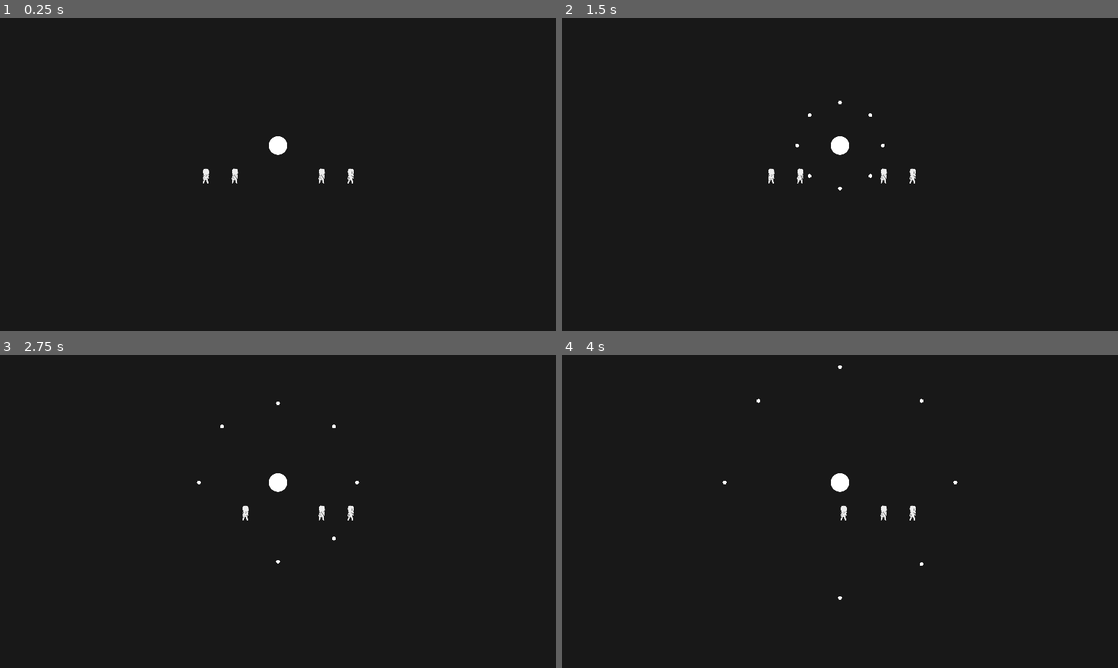
Above: before the commit, frames 1-4 (two rows, left to right).
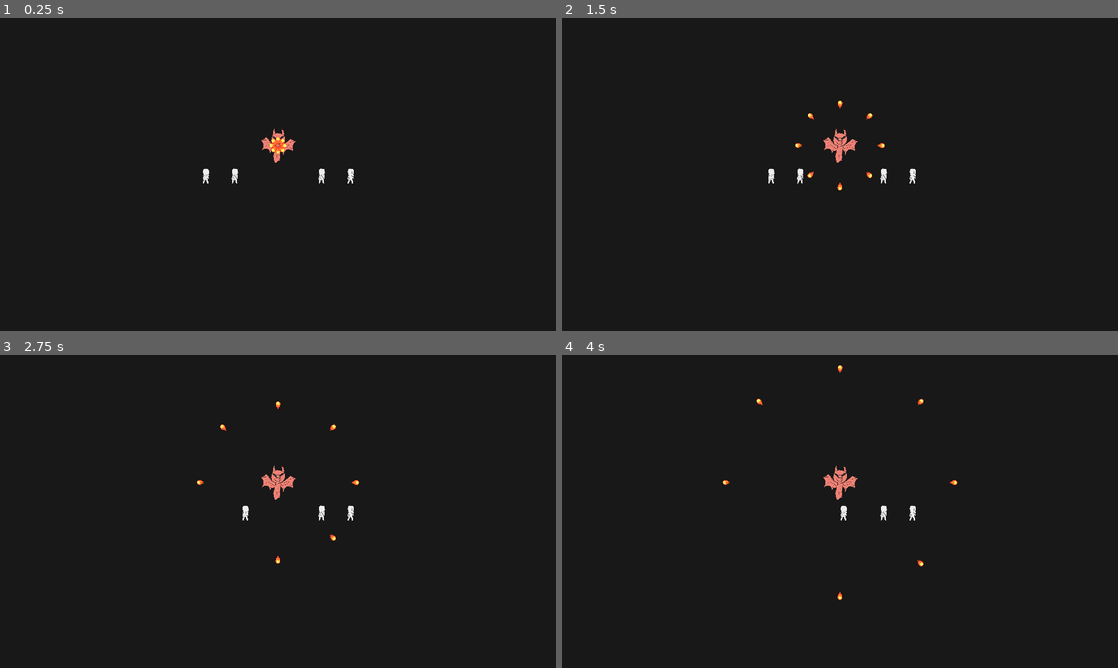
Above: after the commit, the same moments.

Repository: Hokome/BulletHellJam5
Game: Godot game, scene res://game.tscn
The game is run twice, just before and just after one commit, with the same random seed, the same clock (stepped at 60 frames per second) and the same inputs.
Inputs (mouse positions are in pixels of both pictures, inside the frame that each line leads up to):
- Up to frame 1 (0.25 s): no input
- Up to frame 2 (1.5 s): tap Enter at 0.5 s; move the mouse to (784, 174) at 0.52 s; click (784, 174) at 0.6 s; move the mouse to (895, 174) at 1.27 s; right-click (895, 174) at 1.35 s
- Up to frame 3 (2.75 s): move the mouse to (333, 442) at 2.02 s; click (333, 442) at 2.1 s
- Up to frame 4 (4 s): move the mouse to (812, 574) at 2.77 s; right-click (812, 574) at 2.85 s; move the mouse to (1006, 558) at 3.52 s; click (1006, 558) at 3.6 s

The runs differ from the first frame. In frame 1, 0.3% of the frame differs, in the area x 47-54%, y 35-47%; in frame 2, 0.4%, in the area x 41-59%, y 26-56%; in frame 3, 0.4%; in frame 4, 0.4%.

Commit message:
Clenup and tasks

Diff:
--- a/units/enemy/projectile.tscn
+++ b/attacks/projectile.tscn
@@ -1,19 +1,20 @@
 [gd_scene load_steps=4 format=3 uid="uid://brpqbltmcyray"]
 
-[ext_resource type="Script" path="res://units/enemy/projectile.gd" id="1_h7nak"]
-[ext_resource type="Texture2D" uid="uid://dp8bwsiiev8fw" path="res://circle.png" id="2_7kni3"]
+[ext_resource type="Script" path="res://attacks/projectile.gd" id="1_3k063"]
+[ext_resource type="Texture2D" uid="uid://bep3gyxgtq7r0" path="res://attacks/fireball.png" id="2_ij5r2"]
 
 [sub_resource type="CircleShape2D" id="CircleShape2D_76g3u"]
 radius = 13.1529
 
 [node name="projectile" type="Area2D"]
-script = ExtResource("1_h7nak")
+script = ExtResource("1_3k063")
 speed = 200.0
 faction = 2
 
-[node name="circle" type="Sprite2D" parent="."]
-scale = Vector2(0.2, 0.2)
-texture = ExtResource("2_7kni3")
+[node name="sprite" type="Sprite2D" parent="."]
+position = Vector2(-13, 1)
+scale = Vector2(0.5, 0.5)
+texture = ExtResource("2_ij5r2")
 
 [node name="hitbox" type="CollisionShape2D" parent="."]
 shape = SubResource("CircleShape2D_76g3u")
--- a/units/enemy/enemy.tscn
+++ b/units/enemy/enemy.tscn
@@ -1,13 +1,13 @@
 [gd_scene load_steps=6 format=3 uid="uid://bjlj67eo7ah71"]
 
-[ext_resource type="Texture2D" uid="uid://dp8bwsiiev8fw" path="res://circle.png" id="1_hcklj"]
 [ext_resource type="Script" path="res://units/enemy/enemy.gd" id="1_trqow"]
-[ext_resource type="Script" path="res://units/enemy/projectile_pattern.gd" id="2_jegsq"]
-[ext_resource type="PackedScene" uid="uid://brpqbltmcyray" path="res://units/enemy/projectile.tscn" id="2_o24u8"]
+[ext_resource type="PackedScene" uid="uid://brpqbltmcyray" path="res://attacks/projectile.tscn" id="2_r3ey5"]
+[ext_resource type="Script" path="res://attacks/projectile_pattern.gd" id="3_v8s31"]
+[ext_resource type="Texture2D" uid="uid://bhtswylyy7104" path="res://units/enemy/enemy.png" id="4_jaleb"]
 
 [sub_resource type="Resource" id="Resource_pqhk1"]
-script = ExtResource("2_jegsq")
-projectile_scene = ExtResource("2_o24u8")
+script = ExtResource("3_v8s31")
+projectile_scene = ExtResource("2_r3ey5")
 projectile_count = 8
 
 [node name="enemy" type="Node2D"]
@@ -15,5 +15,5 @@
 pattern = SubResource("Resource_pqhk1")
 cooldown = 5.0
 
-[node name="circle" type="Sprite2D" parent="."]
-texture = ExtResource("1_hcklj")
+[node name="sprite" type="Sprite2D" parent="."]
+texture = ExtResource("4_jaleb")
Renamed: units/ally/fireball.png -> attacks/fireball.png
Not shown, changed: attacks/fireball.png.import
Renamed: units/enemy/projectile.gd -> attacks/projectile.gd
Renamed: units/enemy/projectile_pattern.gd -> attacks/projectile_pattern.gd
Not shown, changed: docs/tasks.md
